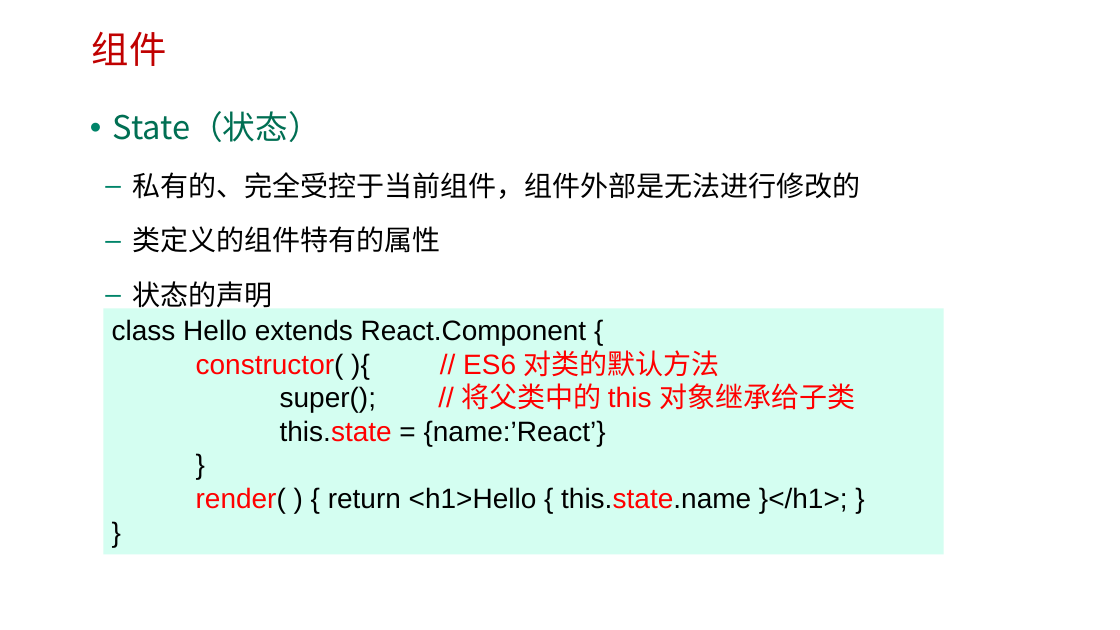
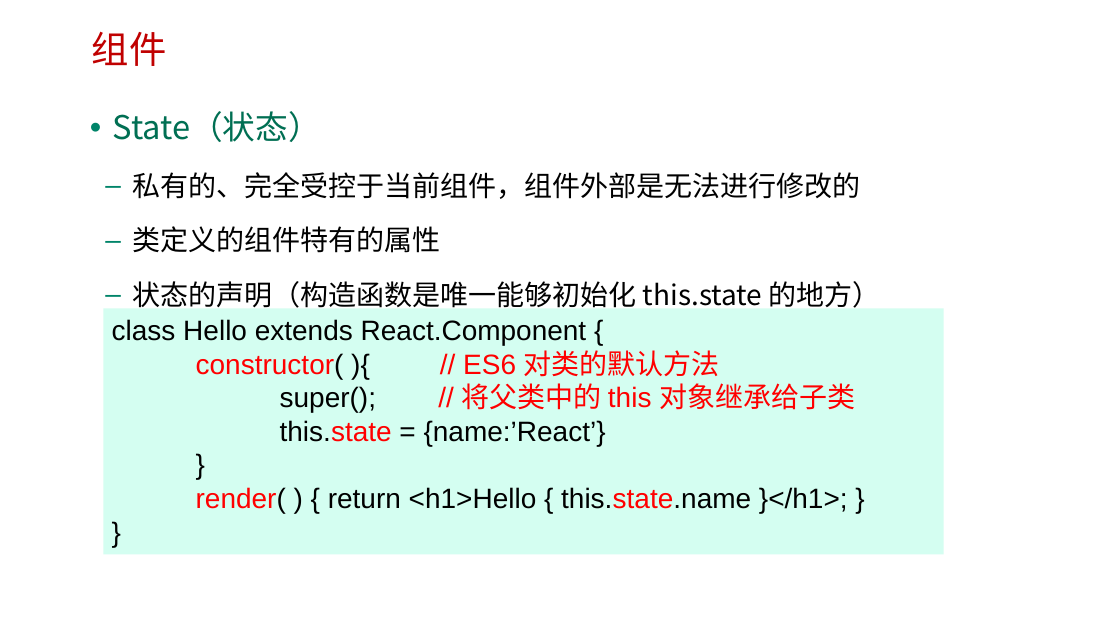
Before and after one commit to HL1115/react, a slide deck: slide 14 of reactjs/ppt/1-2 React基础语法.pptx. Drawn at 1120x630 pixels with LibreOffice and Linux fonts; fonts in the diff are those of the drawing; background and template pictures are left out. Boxes give left, top, right and bottom in pixels: in the first picture for what was removed or moved away, otherwise in the second. Text is boxed around its words. In the diff, an @@ line names an element or a change of style, - is before the commit and + after.

```diff
--- a/reactjs/ppt/1-2 React基础语法.pptx
+++ b/reactjs/ppt/1-2 React基础语法.pptx
@@ text at (x1=133, y1=281, x2=881, y2=313): text changed @@
-  – 状态的声明
+  – 状态的声明（构造函数是唯一能够初始化 this.state 的地方）
```
Also in this commit, not shown: 1 other slide changed, 7 other files.
